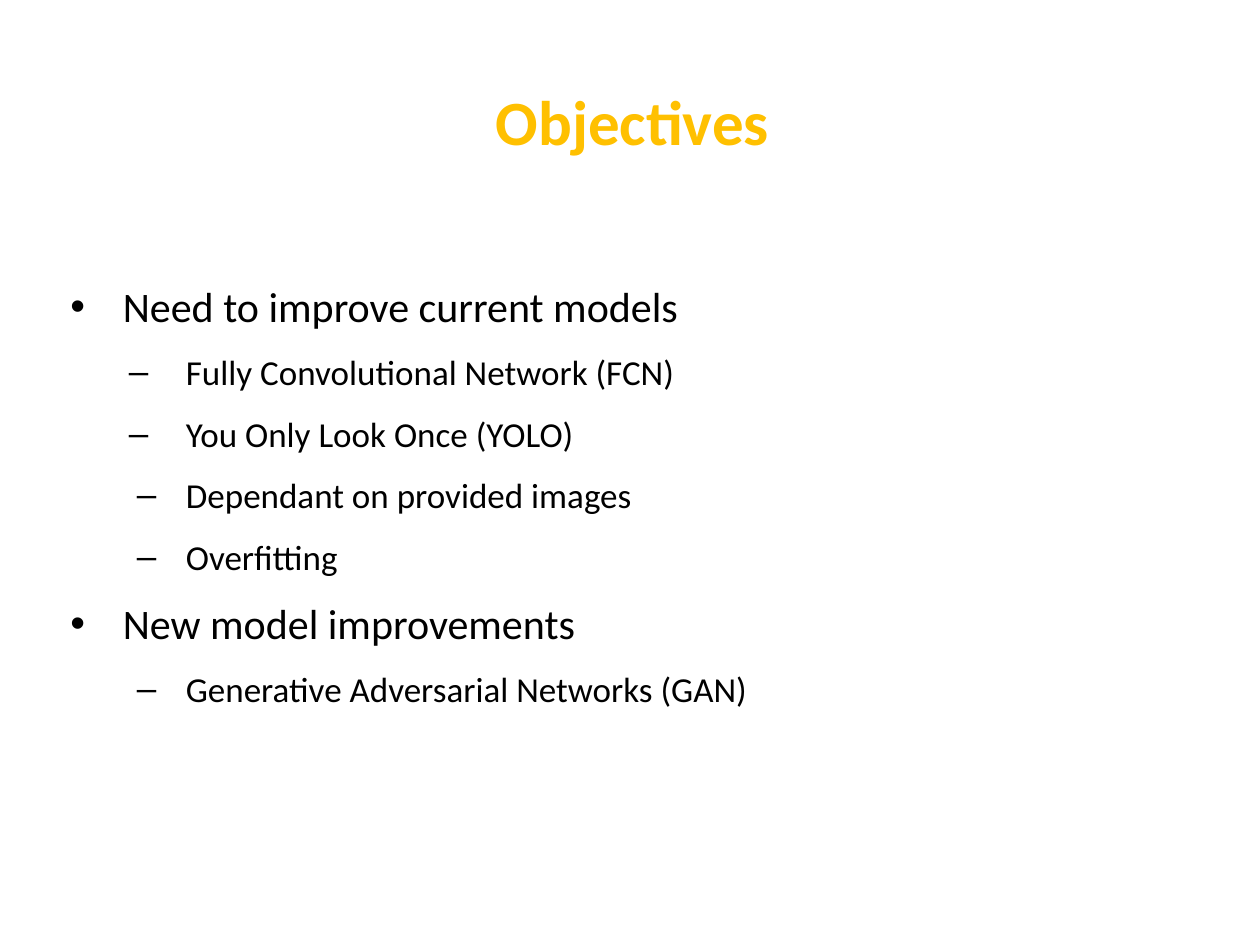
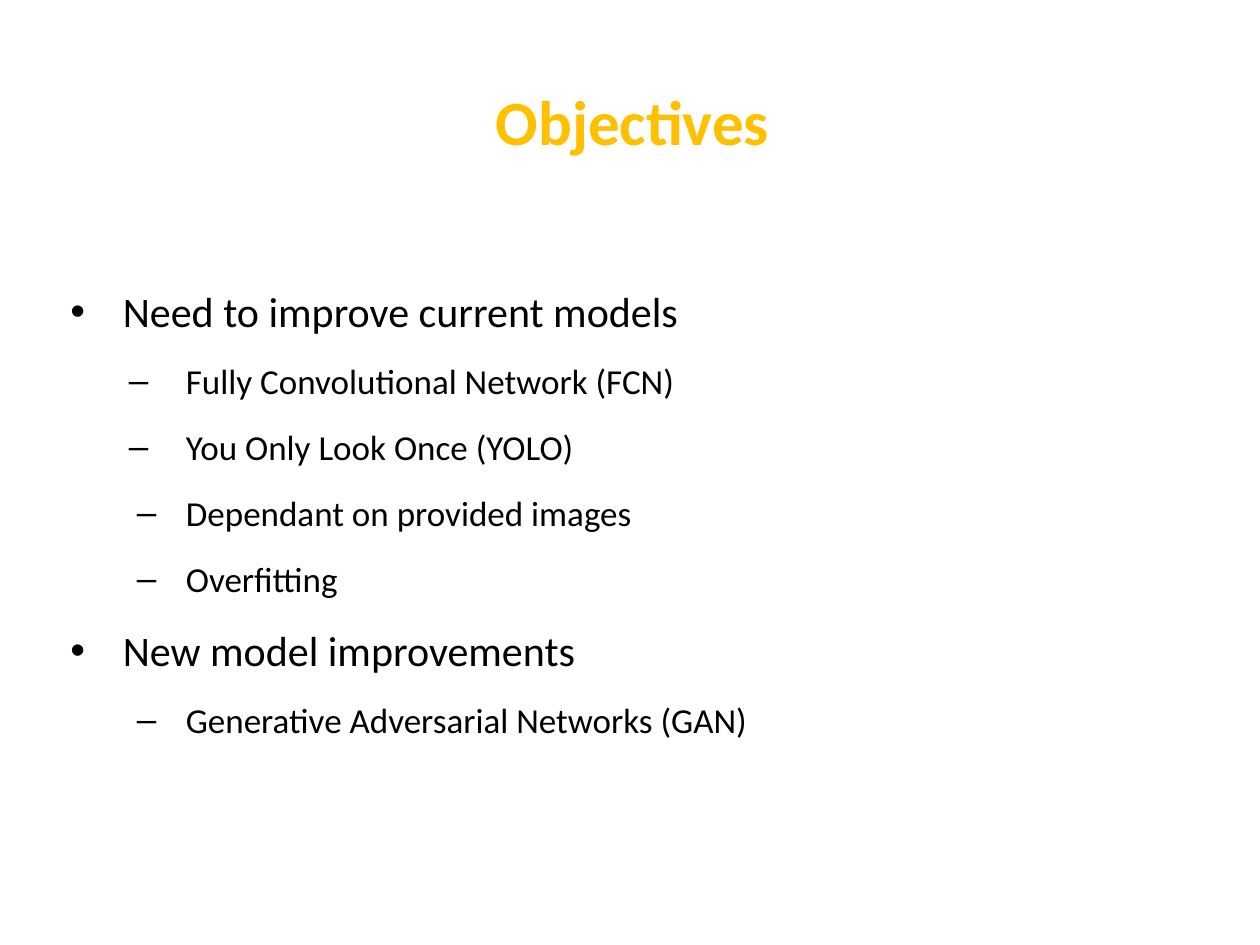
Before and after one commit to TianjieZhang1993/DSPS22, a slide deck: slide 4 of publication/DSPS presentation.pptx. Drawn at 1260x945 pixels with LibreOffice and Linux fonts; fonts in the diff are those of the drawing; background and template pictures are left out. Boxes give left, top, right and bottom in pixels: in the first picture for what was removed or moved away, otherwise in the second. Text is boxed around its words. In the diff, an @@ line names an element or a change of style, - is before the commit and + after.

```diff
--- a/publication/DSPS presentation.pptx
+++ b/publication/DSPS presentation.pptx
@@ text "Need to improve current models" at bbox=[123, 297, 747, 738]: line spacing 1.05 to 1.15 @@
```
Also in this commit, not shown: 4 other files.
